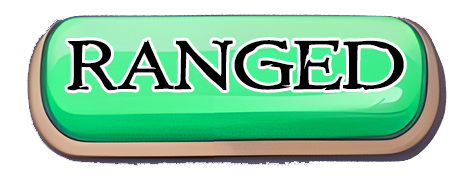
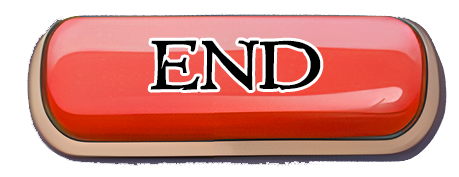
Layers edited between the first and the second 459px x 177px image:
added layer "END TURN" above "RANGED" over [150, 40, 321, 90]
hid "RANGED" over [67, 39, 404, 91]
